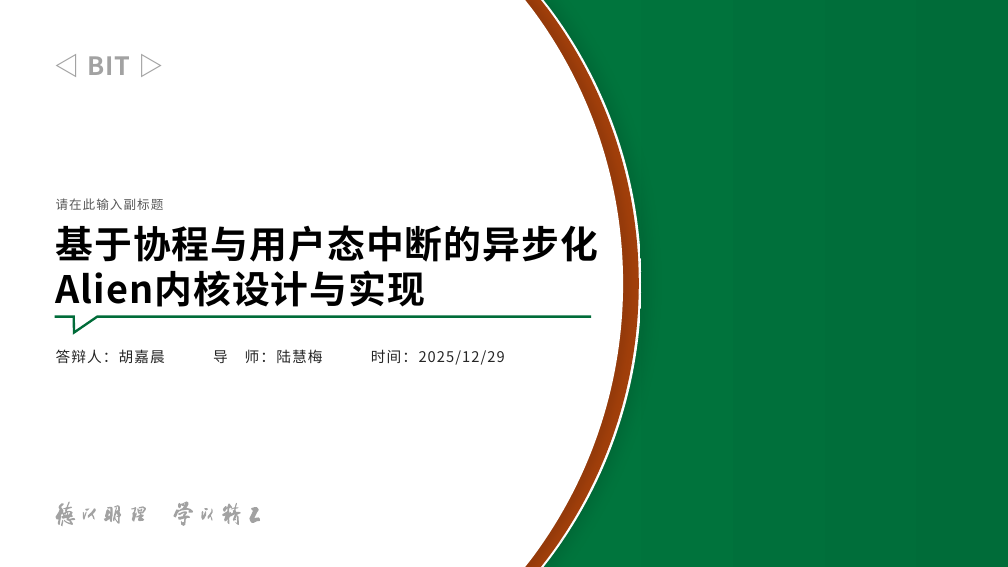
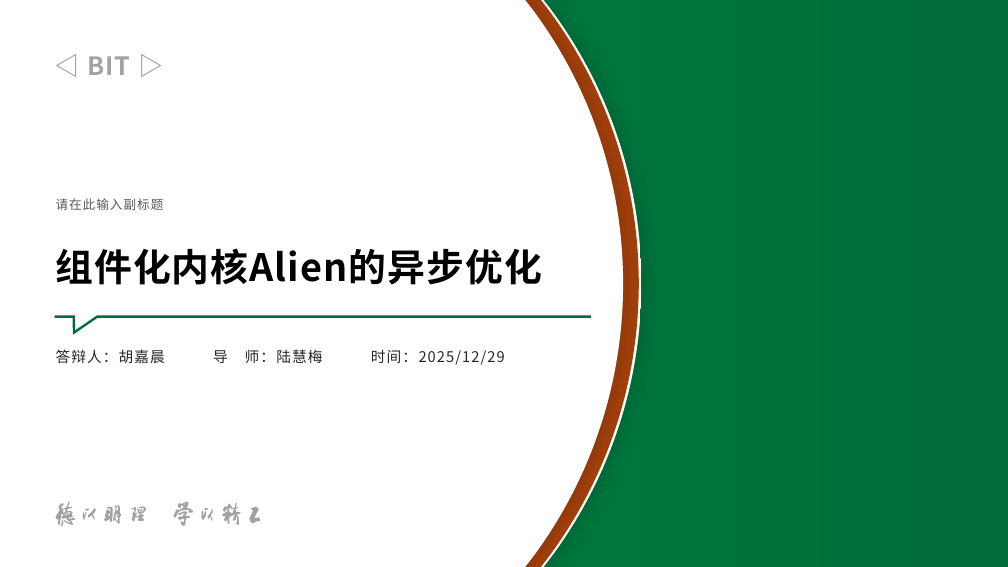
Before and after one commit to hhhjjjcc112/AsyncAlien, a slide deck: slide 1 of docs/graduation/开题报告.pptx. Drawn at 1008x567 pixels with LibreOffice and Linux fonts; fonts in the diff are those of the drawing; background and template pictures are left out. Boxes give left, top, right and bottom in pixels: in the first picture for what was removed or moved away, otherwise in the second. Text is boxed around its words. In the diff, an @@ line names an element or a change of style, - is before the commit and + after.

```diff
--- a/docs/graduation/开题报告.pptx
+++ b/docs/graduation/开题报告.pptx
@@ title at [56,248,542,285]: text changed @@
-基于协程与用户态中断的异步化Alien内核设计与实现
+组件化内核Alien的异步优化
```
Also in this commit, not shown: 2 other slides changed, 1 slide added.
